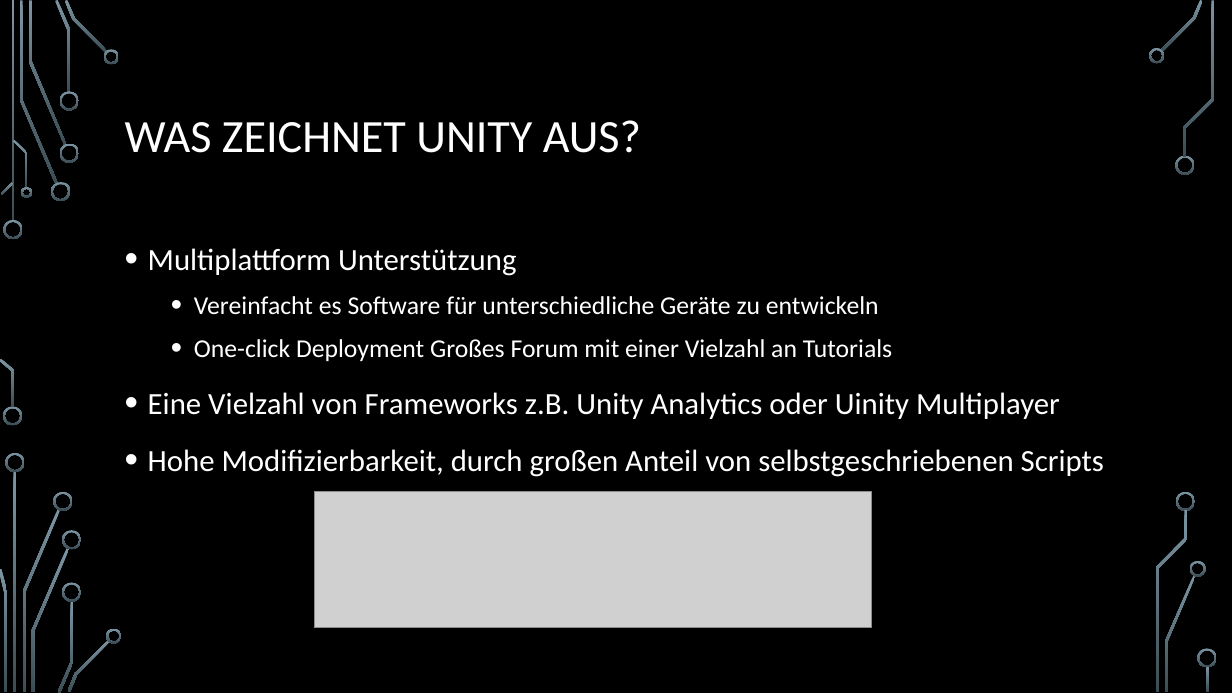
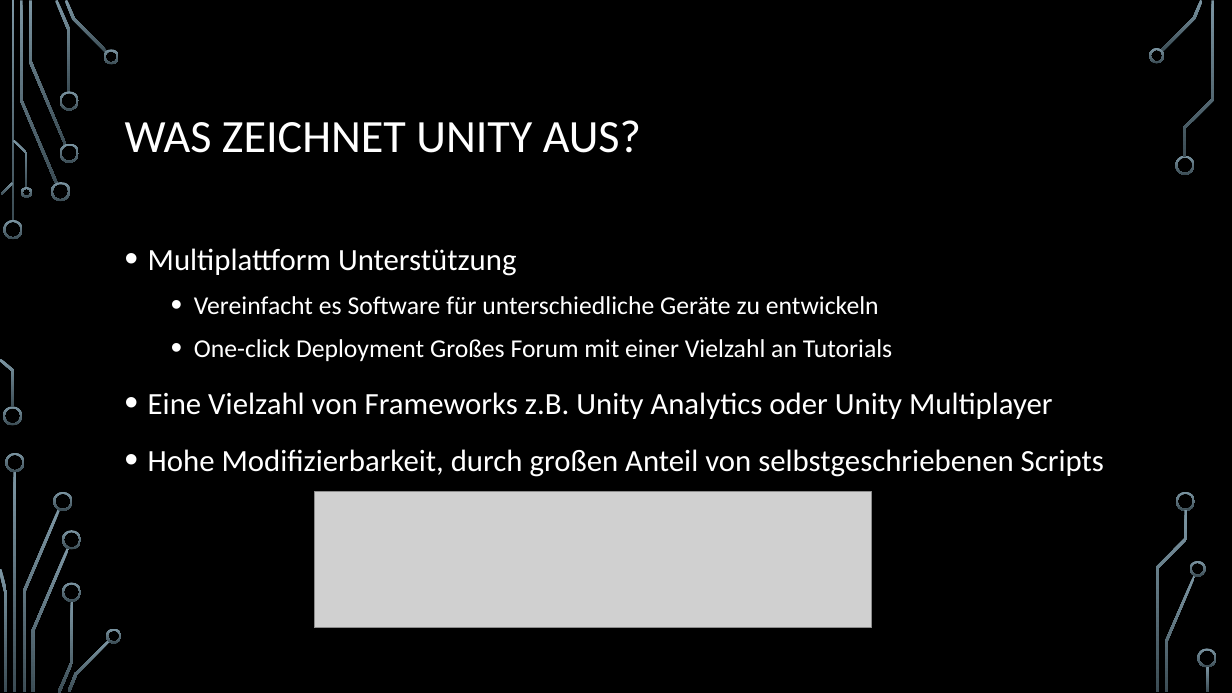
Before and after one commit to Digister/ePortfolio, a slide deck: slide 4 of Unity.pptx. Drawn at 1232x693 pixels with LibreOffice and Linux fonts; fonts in the diff are those of the drawing; grey boxes stand for pictures; background and template pictures are left out. Boxes give left, top, right and bottom in pixels: in the first picture for what was removed or moved away, otherwise in the second. Text is boxed around its words. In the diff, an @@ line names an element or a change of style, - is before the commit and + after.

```diff
--- a/Unity.pptx
+++ b/Unity.pptx
@@ text at [148,392,1053,419]: text changed @@
-• Eine Vielzahl von Frameworks z.B. Unity Analytics oder Uinity Multiplayer
+• Eine Vielzahl von Frameworks z.B. Unity Analytics oder Unity Multiplayer
```
Also in this commit, not shown: 1 other slide changed.
